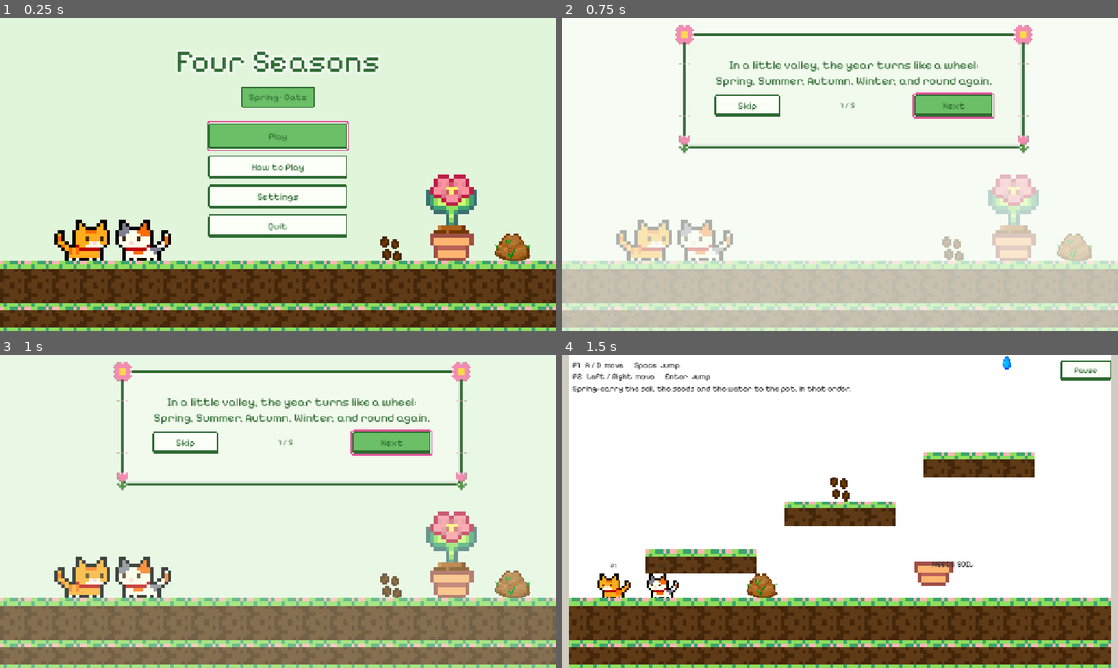
Above: before the commit, frames 1-4 (two rows, left to right).
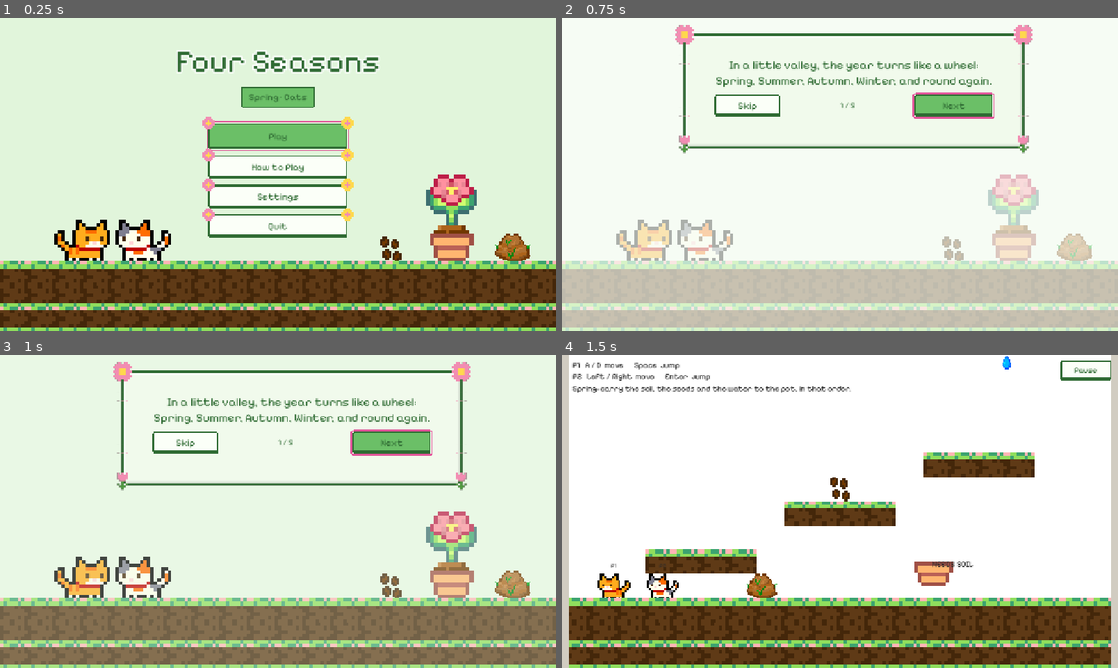
Above: after the commit, the same moments.

Repository: chloecheng0717/Four-Seasons
Game: Godot game, scene res://scenes/TitleScreen.tscn
The game is run twice, just before and just after one commit, with the same random seed, the same clock (stepped at 60 frames per second) and the same inputs.
Inputs:
- Up to frame 1 (0.25 s): no input
- Up to frame 2 (0.75 s): click "Play" at 0.5 s
- Up to frame 3 (1 s): no input
- Up to frame 4 (1.5 s): click "Skip" at 1.25 s

The runs differ from the first frame. In frame 1, 0.5% of the frame differs, in the area x 36-64%, y 31-65%; in frame 2, nothing differs; in frame 3, nothing differs; in frame 4, nothing differs.

Commit message:
Add seasonal details to the title buttons
Each title button has a small pixel picture on its top corners that
changes with the season: flowers in Spring, starfish in Summer, maple
leaves in Autumn, blue snowflakes in Winter. They are text pictures in
SeasonTheme.gd and ignore the mouse.

Also guards TitleScreen.show_season() against the season already on
show, which used to fade the background out to white.

Tests: 12 suites, 1,333 checks, 0 failures.

Diff:
--- a/scenes/SeasonTheme.gd
+++ b/scenes/SeasonTheme.gd
@@ -262,9 +262,89 @@
 ## What the numbers in the decorations mean in each season.
 const DECORATION_COLOURS := {
 	"spring": {"1": Color("f28db2"), "2": Color("ffd84d"), "5": Color("4f9a3f")},
-	"summer": {"1": Color("ffd23f"), "2": Color("f39c12"), "3": Color("3fa7d6"), "4": Color("1e6fa8")},
+	"summer": {"1": Color("ffd23f"), "2": Color("f39c12"), "3": Color("3fa7d6"), "4": Color("1e6fa8"),
+		"5": Color("ff7b5c"), "6": Color("c94f3a")},
 	"autumn": {"1": Color("e8762b"), "2": Color("7a3e14"), "3": Color("c8452b"), "4": Color("f2b134")},
 	"winter": {"1": Color("ffffff"), "2": Color("8fc3ee"), "3": Color("5d9fd6")},
+}
+
+# --- The little decorations on the title screen's buttons -------------------
+#
+# Each title button gets one small picture on its top-left corner and another on
+# its top-right corner, half on the button and half off it, in the colours above.
+# They are drawn BUTTON_DECORATION_SCALE screen pixels per art pixel.
+
+const BUTTON_DECORATION_SCALE := 4
+
+const SMALL_FLOWER := [
+	"..111..",
+	".11111.",
+	"1112111",
+	"1122211",
+	"1112111",
+	".11111.",
+	"..111..",
+]
+const SMALL_YELLOW_FLOWER := [
+	"..222..",
+	".22222.",
+	"2221222",
+	"2211122",
+	"2221222",
+	".22222.",
+	"..222..",
+]
+const STARFISH := [
+	"...5...",
+	"..555..",
+	"5555555",
+	".55655.",
+	".55.55.",
+	"5.....5",
+]
+const YELLOW_STARFISH := [
+	"...1...",
+	"..111..",
+	"1111111",
+	".11211.",
+	".11.11.",
+	"1.....1",
+]
+const MINI_LEAF := [
+	"...1...",
+	".1.1.1.",
+	".11111.",
+	"1111111",
+	".11211.",
+	"...2...",
+	"...2...",
+]
+const MINI_RED_LEAF := [
+	"...3...",
+	".3.3.3.",
+	".33333.",
+	"3333333",
+	".33233.",
+	"...2...",
+	"...2...",
+]
+## Blue, not white: a white snowflake would vanish on a pale winter button.
+const SNOWFLAKE := [
+	"...3...",
+	".3.3.3.",
+	"..323..",
+	"3332333",
+	"..323..",
+	".3.3.3.",
+	"...3...",
+]
+
+## [top-left picture, top-right picture] for each season.
+const BUTTON_DECORATIONS := {
+	"spring": [SMALL_FLOWER, SMALL_YELLOW_FLOWER],
+	"summer": [STARFISH, YELLOW_STARFISH],
+	"autumn": [MINI_LEAF, MINI_RED_LEAF],
+	"winter": [SNOWFLAKE, SNOWFLAKE],
 }
 
 
@@ -406,14 +486,29 @@
 					var row: String = art[top + y]
 					art[top + y] = row.substr(0, left + x) + line[x] + row.substr(left + x + 1)
 
-	var size := FRAME.size()
-	var image := Image.create_empty(size * PIXEL_SCALE, size * PIXEL_SCALE, false, Image.FORMAT_RGBA8)
-	for y in size:
-		for x in size:
-			var key: String = art[y][x]
-			if colours.has(key):
-				image.fill_rect(Rect2i(x * PIXEL_SCALE, y * PIXEL_SCALE, PIXEL_SCALE, PIXEL_SCALE),
-					colours[key])
+	return picture_texture(art, colours, PIXEL_SCALE)
+
+
+## The two little pictures for the title buttons in this season, ready to draw:
+## [top-left, top-right].
+static func button_decorations(season: String) -> Array[ImageTexture]:
+	var textures: Array[ImageTexture] = []
+	for picture in BUTTON_DECORATIONS[season]:
+		textures.append(picture_texture(picture, DECORATION_COLOURS[season], BUTTON_DECORATION_SCALE))
+	return textures
+
+
+## Turns one of the text pictures into a texture: every character that has a colour
+## becomes a `scale` x `scale` square of it, and everything else is see-through.
+static func picture_texture(picture: Array, colours: Dictionary, scale: int) -> ImageTexture:
+	var height := picture.size()
+	var width := String(picture[0]).length()
+	var image := Image.create_empty(width * scale, height * scale, false, Image.FORMAT_RGBA8)
+	for y in height:
+		var line: String = picture[y]
+		for x in width:
+			if colours.has(line[x]):
+				image.fill_rect(Rect2i(x * scale, y * scale, scale, scale), colours[line[x]])
 	return ImageTexture.create_from_image(image)
 
 
--- a/scenes/TitleScreen.gd
+++ b/scenes/TitleScreen.gd
@@ -118,6 +118,7 @@
 @onready var how_button: Button = $UI/Root/Menu/Buttons/HowToPlay
 @onready var settings_button: Button = $UI/Root/Menu/Buttons/Settings
 @onready var quit_button: Button = $UI/Root/Menu/Buttons/Quit
+@onready var buttons_box: Control = $UI/Root/Menu/Buttons
 @onready var how_panel: Control = $UI/Root/HowToPlay
 @onready var how_text: Label = $UI/Root/HowToPlay/Center/Panel/Margin/Rows/Text
 @onready var how_back: Button = $UI/Root/HowToPlay/Center/Panel/Margin/Rows/Back
@@ -153,6 +154,7 @@
 	settings_menu.closed.connect(_on_settings_closed)
 	quit_button.pressed.connect(_on_quit_pressed)
 
+	_add_button_decorations()
 	_apply_season_to_menu()
 	GameSettings.apply_text_scale(self)
 	play_button.grab_focus()
@@ -170,6 +172,10 @@
 
 ## Fades the given season in over the one showing now.
 func show_season(next: String) -> void:
+	# Already showing: nothing to fade. Fading a layer in over itself would end by
+	# hiding it, and leave the title with no background at all.
+	if next == season:
+		return
 	var old_layer: Node2D = season_layers[season]
 	var new_layer: Node2D = season_layers[next]
 	season = next
@@ -186,6 +192,41 @@
 func _apply_season_to_menu() -> void:
 	ui_root.theme = SeasonTheme.make_theme(season)
 	badge.text = SeasonTheme.badge_text(season)
+	_update_button_decorations()
+
+
+## Puts two empty picture holders on every menu button, one on each top corner.
+## _update_button_decorations() fills them with the season's pictures. They ignore
+## the mouse, so clicking on one still clicks the button underneath.
+func _add_button_decorations() -> void:
+	for button in buttons_box.get_children():
+		for corner in ["DecorLeft", "DecorRight"]:
+			var picture := TextureRect.new()
+			picture.name = corner
+			picture.mouse_filter = Control.MOUSE_FILTER_IGNORE
+			picture.texture_filter = CanvasItem.TEXTURE_FILTER_NEAREST
+			picture.stretch_mode = TextureRect.STRETCH_KEEP
+			if corner == "DecorRight":
+				# Pinned to the button's right-hand edge, whatever its width.
+				picture.anchor_left = 1.0
+				picture.anchor_right = 1.0
+			button.add_child(picture)
+
+
+## Gives every button the current season's two pictures, each one centred on its
+## corner so it sits half on the button and half off it.
+func _update_button_decorations() -> void:
+	var pictures := SeasonTheme.button_decorations(season)
+	for button in buttons_box.get_children():
+		for index in 2:
+			var picture := button.get_node(["DecorLeft", "DecorRight"][index]) as TextureRect
+			var texture: ImageTexture = pictures[index]
+			var size := texture.get_size()
+			picture.texture = texture
+			picture.offset_left = -size.x * 0.5
+			picture.offset_top = -size.y * 0.5
+			picture.offset_right = size.x * 0.5
+			picture.offset_bottom = size.y * 0.5
 
 
 # --- Buttons ---------------------------------------------------------------
--- a/tests/_menus_test.gd
+++ b/tests/_menus_test.gd
@@ -237,6 +237,14 @@
 		and title.season_layers["summer"].modulate.a == 0.0)
 	_check("the badge says Spring · Cats", title.badge.text == "Spring · Cats")
 	_check("the menu is in Spring's colours", _primary_colour(title.ui_root) == SeasonTheme.MAIN["spring"])
+	_check("every title button has Spring's two little decorations on its top corners",
+		_title_decorations_are(title, "spring"))
+	_check("the decorations cannot block a click on the button",
+		_title_decorations_ignore_the_mouse(title))
+	title.show_season("spring")
+	await _frames(2)
+	_check("showing the season already on show keeps its background",
+		title.season_layers["spring"].modulate.a == 1.0 and title.season_layers["spring"].visible)
 
 	# Let the timer run out and the next season fade in on its own.
 	title._season_timer = 0.05
@@ -247,6 +255,8 @@
 		and title.season_layers["spring"].modulate.a == 0.0)
 	_check("the badge now says Summer · Dogs", title.badge.text == "Summer · Dogs")
 	_check("the menu changed to Summer's colours", _primary_colour(title.ui_root) == SeasonTheme.MAIN["summer"])
+	_check("and the button decorations changed to Summer's starfish",
+		_title_decorations_are(title, "summer"))
 	title.show_season("autumn")
 	title.show_season("winter")
 	title.show_season("spring")
@@ -292,6 +302,34 @@
 	await _frames(2)
 
 
+## True when every title button carries exactly this season's two pictures, one
+## centred on each top corner.
+func _title_decorations_are(title: TitleScreen, season: String) -> bool:
+	var expected := SeasonTheme.button_decorations(season)
+	for button in title.buttons_box.get_children():
+		for index in 2:
+			var picture := button.get_node_or_null(["DecorLeft", "DecorRight"][index]) as TextureRect
+			if picture == null or picture.texture == null:
+				return false
+			if picture.texture.get_image().get_data() != expected[index].get_image().get_data():
+				return false
+			# Centred on its corner: the corner is the middle of the picture.
+			var corner_x := 0.0 if index == 0 else (button as Control).size.x
+			var centre := picture.position + picture.size * 0.5
+			if not centre.is_equal_approx(Vector2(corner_x, 0.0)):
+				return false
+	return true
+
+
+func _title_decorations_ignore_the_mouse(title: TitleScreen) -> bool:
+	for button in title.buttons_box.get_children():
+		for corner in ["DecorLeft", "DecorRight"]:
+			var picture := button.get_node_or_null(corner) as Control
+			if picture == null or picture.mouse_filter != Control.MOUSE_FILTER_IGNORE:
+				return false
+	return true
+
+
 # --- 4. The pause menu in every level ---------------------------------------
 
 func _test_pause_menu(season: String, stage: int = 1) -> void:
Not shown, changed: CLAUDE.md
Not shown, changed: PROGRESS.md
